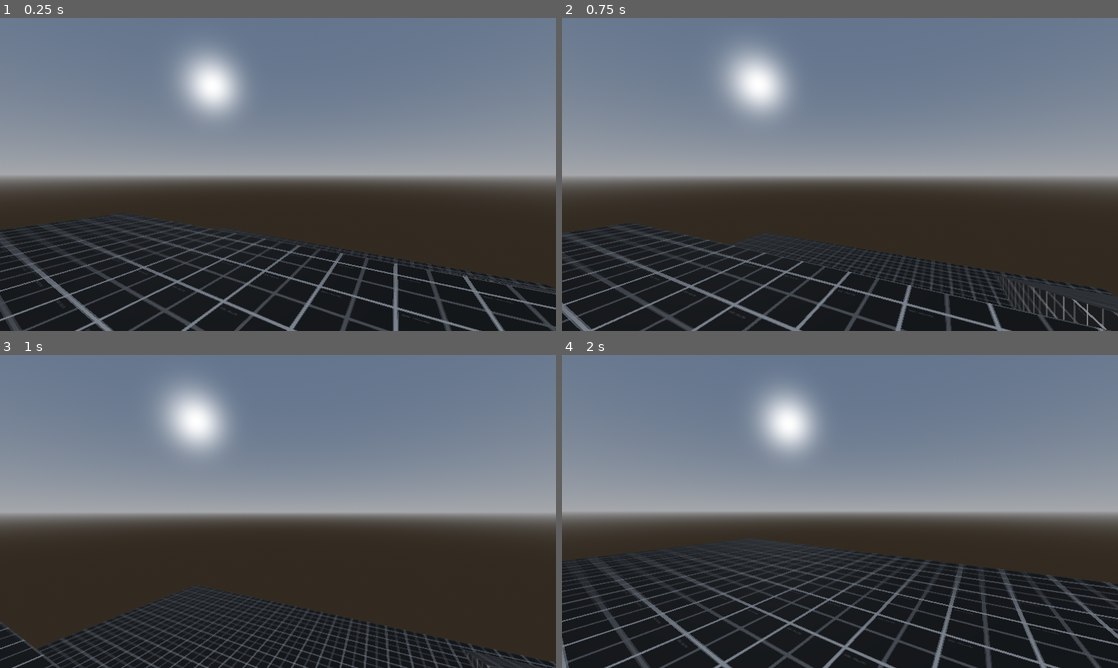
Above: before the commit, frames 1-4 (two rows, left to right).
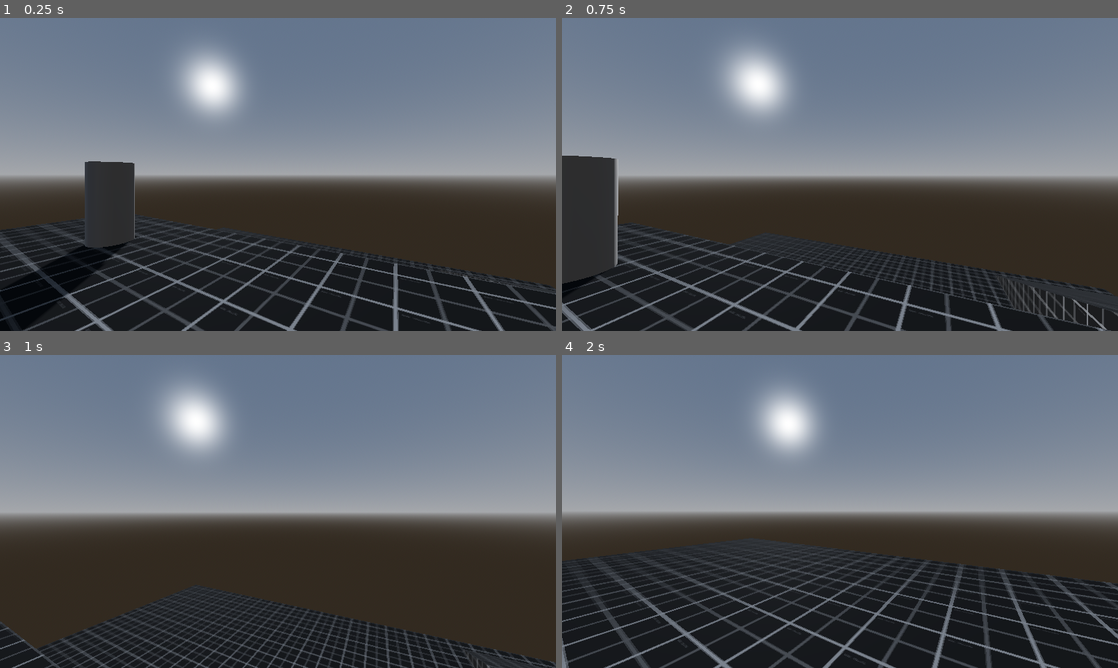
Above: after the commit, the same moments.

Repository: 0xsarc/GodotGameBase
Game: Godot game, scene res://Sandbox.tscn
The game is run twice, just before and just after one commit, with the same random seed, the same clock (stepped at 60 frames per second) and the same inputs.
Inputs (mouse positions are in pixels of both pictures, inside the frame that each line leads up to):
- Up to frame 1 (0.25 s): no input
- Up to frame 2 (0.75 s): tap Enter at 0.5 s; move the mouse to (867, 174) at 0.52 s; hold W (move_forward) from 0.53 s (still down); tap E (interact) at 0.6 s
- Up to frame 3 (1 s): keep holding W (move_forward); tap Space (jump) at 0.77 s
- Up to frame 4 (2 s): keep holding W (move_forward); move the mouse to (812, 511) at 1.27 s; tap Shift (sprint) at 1.35 s; tap Space (jump) at 1.52 s

The runs differ from the first frame. In frame 1, 1.7% of the frame differs, in the area x 0-25%, y 45-100%; in frame 2, 1.5%; in frame 3, nothing differs; in frame 4, nothing differs.

Commit message:
add: interactable item added into Sandbox scene

Diff:
--- a/Sandbox.tscn
+++ b/Sandbox.tscn
@@ -2,6 +2,7 @@
 
 [ext_resource type="PackedScene" uid="uid://cdk6hwb4hi2wc" path="res://Player/player.tscn" id="1_ndiqr"]
 [ext_resource type="Material" uid="uid://bok1camfpa3l3" path="res://Assets/prototype_dark.material" id="2_gaqdb"]
+[ext_resource type="PackedScene" uid="uid://cc2wnqj4jwqes" path="res://Props/TestPickup.tscn" id="3_jgjqi"]
 
 [sub_resource type="ProceduralSkyMaterial" id="ProceduralSkyMaterial_yxtyg"]
 
@@ -25,9 +26,6 @@
 transform = Transform3D(0.866025, 0, 0.5, 0, 1, 0, -0.5, 0, 0.866025, 5, 4.5, 5)
 coyote_time = 0.2
 jump_buffer = 0.15
-
-[node name="SeeCast" type="RayCast3D" parent="Player" unique_id=1283065089]
-transform = Transform3D(0.38233274, 0.044163764, -1.21434, -0.66286135, -0.037936337, -0.7009465, -0.02329275, 1.8045056, 0.014984012, 0, 1.5733347, 0)
 
 [node name="Platform" type="CSGCombiner3D" parent="." unique_id=1332435209]
 use_collision = true
@@ -96,3 +94,6 @@
 transform = Transform3D(1, 0, 0, 0, 1, 0, 0, 0, 1, 0.5, 0, -2.5)
 size = Vector3(2, 1, 2)
 material = ExtResource("2_gaqdb")
+
+[node name="Node3D" parent="." unique_id=626138413 instance=ExtResource("3_jgjqi")]
+transform = Transform3D(1, 0, 0, 0, 1, 0, 0, 0, 1, -1.3254118, 5.5, 2.6072626)
